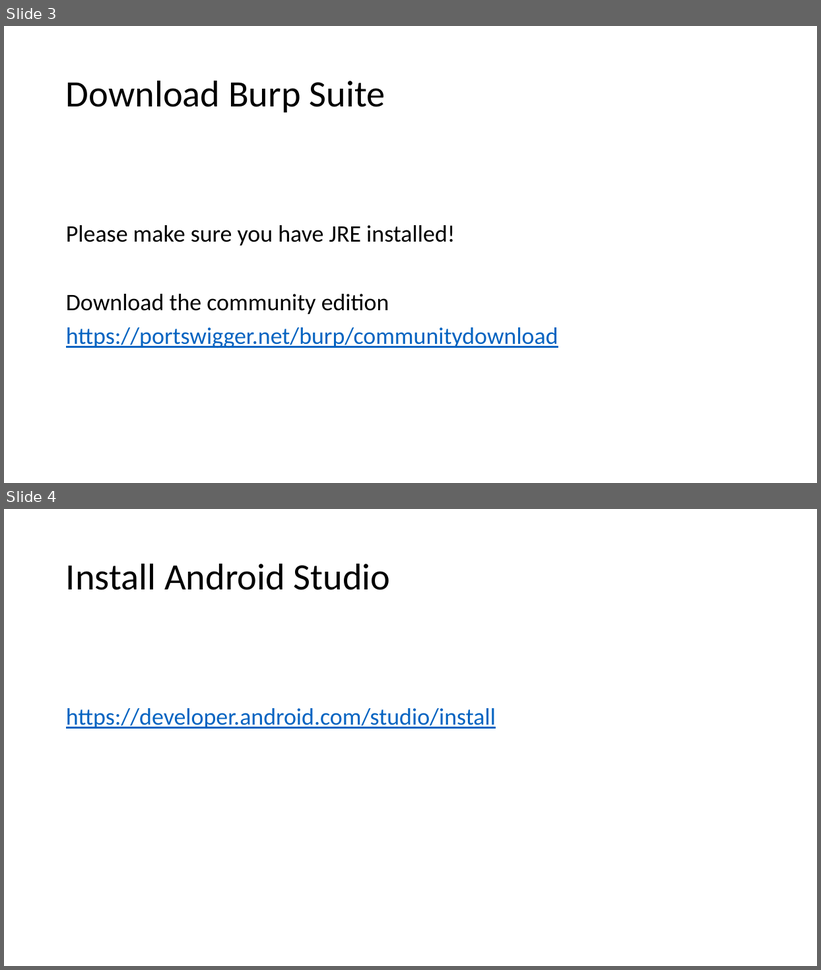
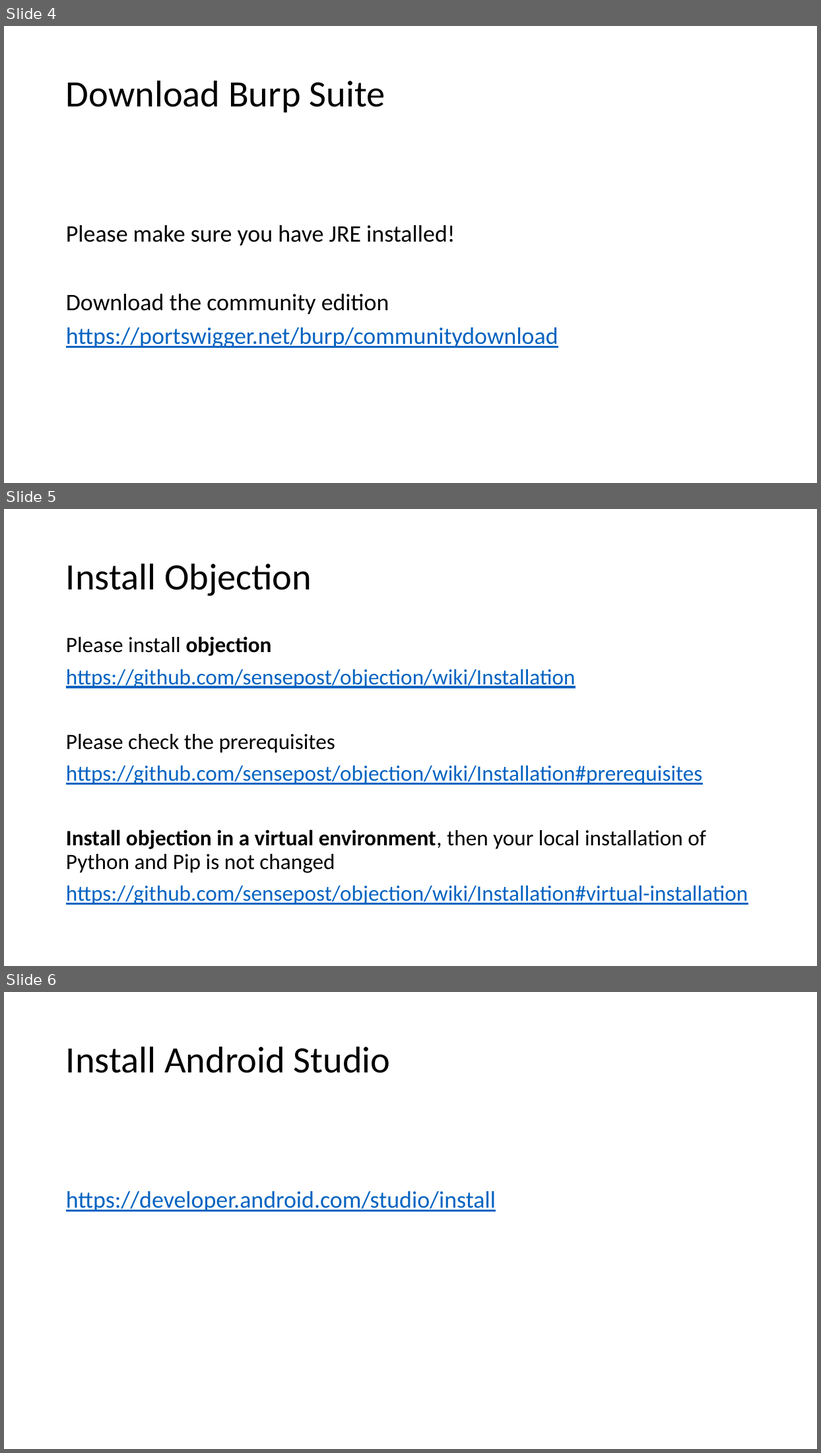
Before and after one commit to b0bbybaldi/OWASP-Bay-Area, a slide deck: Preparation-Bay-Area-Workshop.pptx. Shown one above the other, each under a label of ours: slides 3 and 4 before the commit, slides 4, 5 and 6 after it. The pictures are 821x970 and 821x1453 pixels, drawn with LibreOffice and Linux fonts; fonts in the diff are those of the drawing. Boxes give left, top, right and bottom in pixels: in the first picture for what was removed or moved away, otherwise in the second. Text is boxed around its words. In the diff, an @@ line names an element or a change of style, - is before the commit and + after.

```diff
--- a/Preparation-Bay-Area-Workshop.pptx
+++ b/Preparation-Bay-Area-Workshop.pptx
@@ slide 5 added at (4, 509, 817, 966), background #FFFFFF @@
@@ title added at (66, 563, 312, 596), 44 pt, text #000000 @@
+Install Objection
@@ text added at (66, 636, 748, 905), 25.9 pt, text #0563C1, underline @@
+Please install objection
+https://github.com/sensepost/objection/wiki/Installation
+Please check the prerequisites
+https://github.com/sensepost/objection/wiki/Installation#prerequisites
+Install objection in a virtual environment, then your local installation of Python and Pip is not changed
+https://github.com/sensepost/objection/wiki/Installation#virtual-installation
@@ what was slide 3 is now slide 4 @@
@@ what was slide 4 is now slide 6 @@
```
Also in this commit, not shown: 2 slides changed, 10 other slides added, 7 slides removed, 1 other file.
